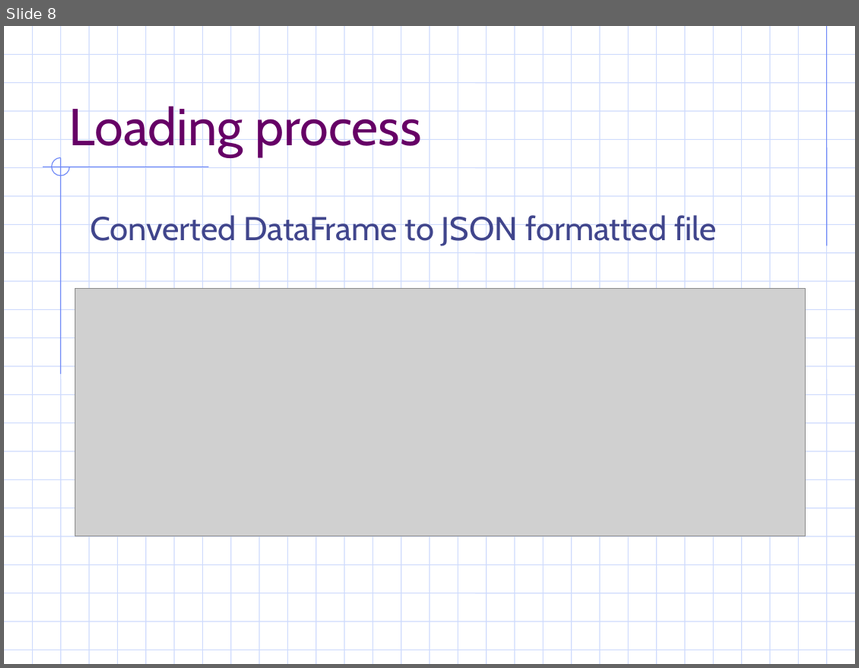
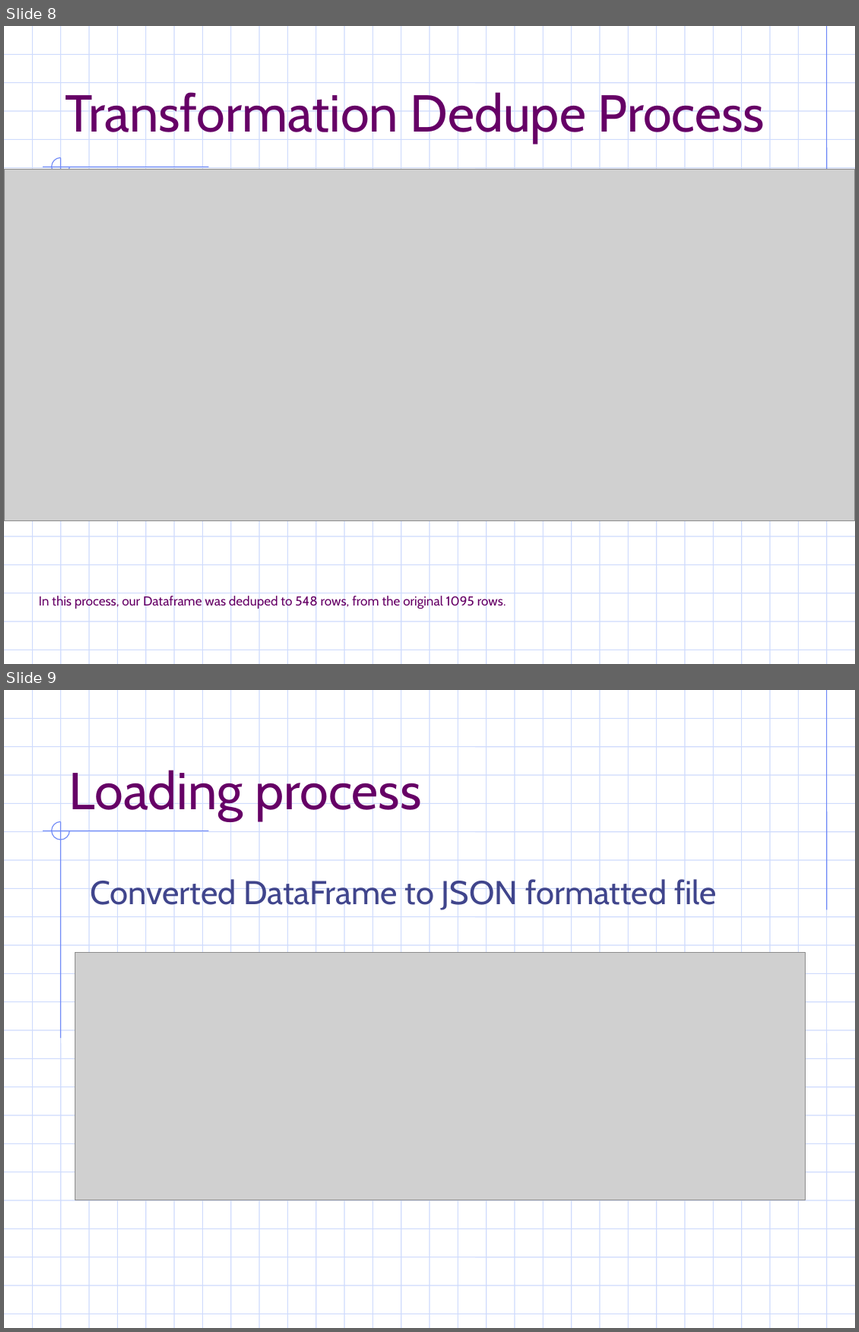
Before and after one commit to vabigdatamover/dream-team, a slide deck: Project_Two/ETL_project.ppt. Shown one above the other, each under a label of ours: slide 8 before the commit, slides 8 and 9 after it. The pictures are 859x668 and 859x1332 pixels, drawn with LibreOffice and Linux fonts; fonts in the diff are those of the drawing; grey boxes stand for pictures; background and template pictures are left out. Boxes give left, top, right and bottom in pixels: in the first picture for what was removed or moved away, otherwise in the second. Text is boxed around its words. In the diff, an @@ line names an element or a change of style, - is before the commit and + after.

```diff
--- a/Project_Two/ETL_project.ppt
+++ b/Project_Two/ETL_project.ppt
@@ slide 8 added at (x1=4, y1=26, x2=855, y2=664), background #FFFFFF; not listed: 55 template elements that a slide beside it also shows @@
@@ title added at (x1=66, y1=88, x2=765, y2=143), 44 pt, text #660066 @@
+Transformation Dedupe Process
@@ picture added at (x1=4, y1=170, x2=855, y2=522) @@
@@ text added at (x1=39, y1=595, x2=506, y2=610), 11 pt, text #660066 @@
+In this process, our Dataframe was deduped to 548 rows, from the original 1095 rows.
@@ what was slide 8 is now slide 9 @@
```
Also in this commit, not shown: 6 slides changed, 2 other files.
